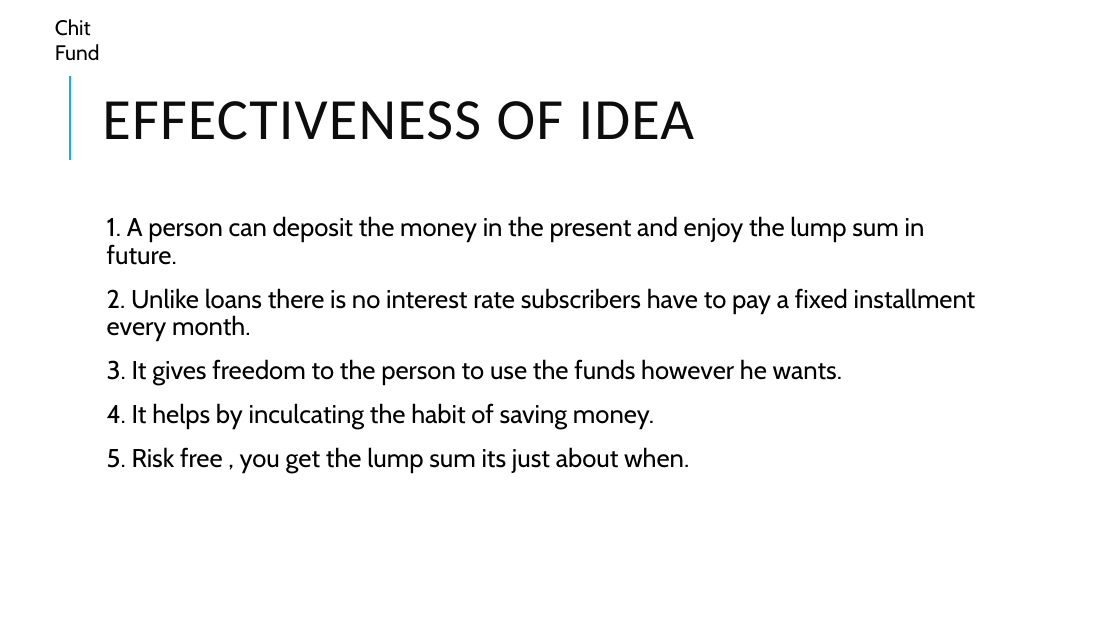
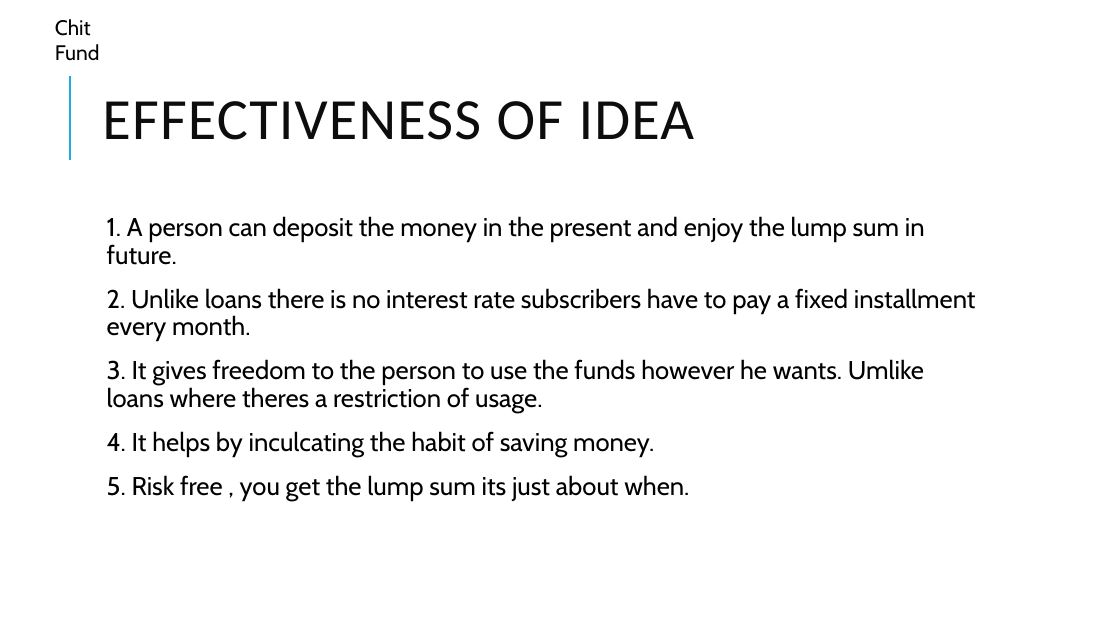
Before and after one commit to Harman-singh-waraich/Chit-Fund, a slide deck: slide 3 of Chit Fund.pptx. Drawn at 1120x630 pixels with LibreOffice and Linux fonts; fonts in the diff are those of the drawing. Boxes give left, top, right and bottom in pixels: in the first picture for what was removed or moved away, otherwise in the second. Text is boxed around its words. In the diff, an @@ line names an element or a change of style, - is before the commit and + after.

```diff
--- a/Chit Fund.pptx
+++ b/Chit Fund.pptx
@@ text at [107,359,924,413]: text changed @@
-  3. It gives freedom to the person to use the funds however he wants.
+  3. It gives freedom to the person to use the funds however he wants. Umlike loans where theres a restriction of usage.
```
Also in this commit, not shown: 1 other slide changed.
